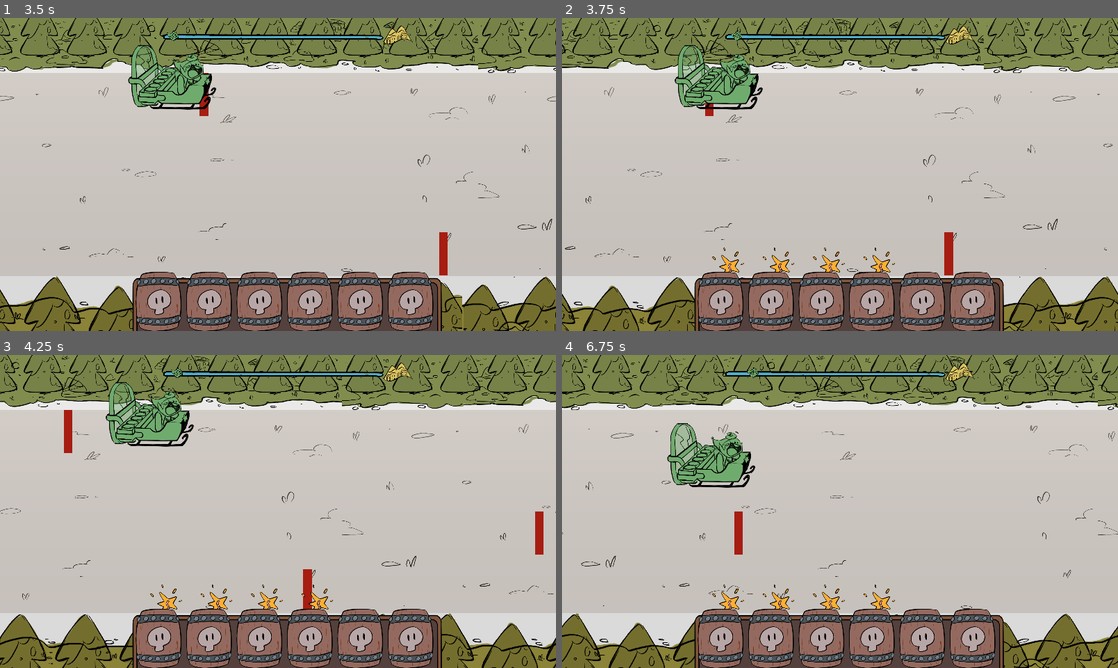
Above: before the commit, frames 1-4 (two rows, left to right).
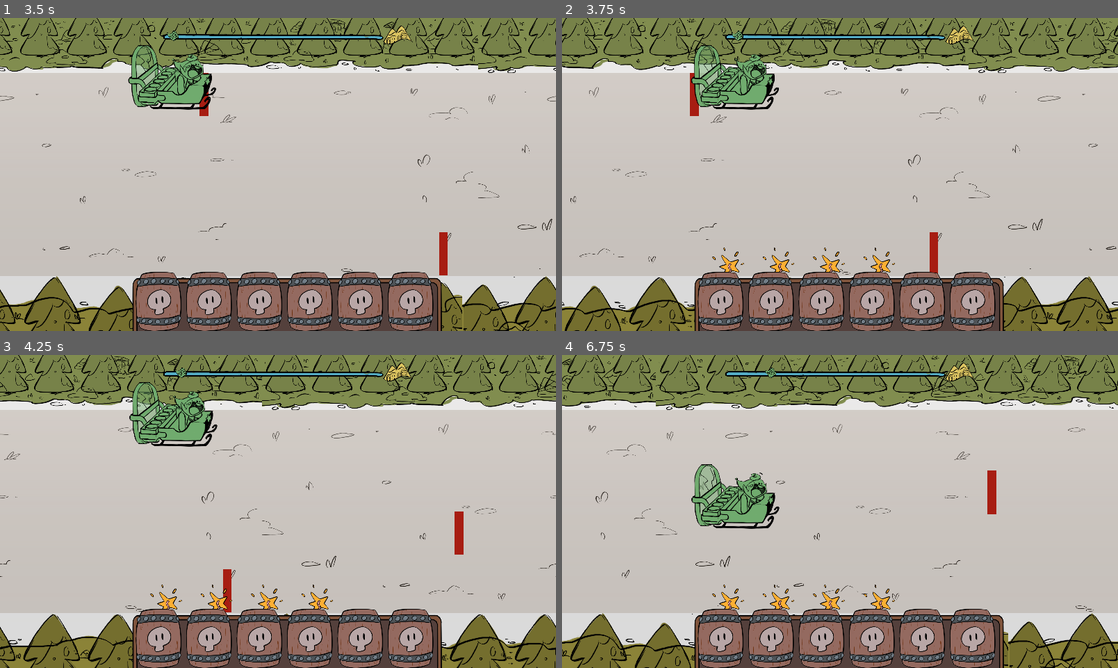
Above: after the commit, the same moments.

Repository: hsandt/ld53
Game: Godot game, scene res://scenes/main_menu_scene.tscn
Two runs of this game, one before a commit and one after it. Both use one fixed random seed, a clock stepped at 60 frames per second and the inputs below.
Inputs (mouse positions are in pixels of both pictures, inside the frame that each line leads up to):
- Up to frame 1 (3.5 s): tap Enter (ui_accept) at 0.5, 0.77, 1.52, 3.02 s; move the mouse to (400, 158) at 0.52 s; hold Right (ui_right) 0.53-1.28 s; hold M (app_next_resolution) 0.53-1.28 s; click (400, 158) at 0.67 s; move the mouse to (166, 190) at 1.27 s; hold S (down) 1.28-2.03 s; tap N (app_prev_resolution) at 1.35, 2.85 s; move the mouse to (333, 105) at 2.02 s; hold Right (ui_right) 2.03-2.78 s; hold M (app_next_resolution) 2.03-2.78 s; move the mouse to (250, 237) at 2.77 s; hold Up (ui_up) from 2.78 s (still down); click (250, 237) at 2.92 s
- Up to frame 2 (3.75 s): move the mouse to (1006, 221) at 3.52 s; release Up (ui_up) at 3.53 s; hold Left (ui_left) from 3.53 s (still down); hold M (app_next_resolution) from 3.53 s (still down)
- Up to frame 3 (4.25 s): keep holding Left (ui_left); keep holding M (app_next_resolution); tap Enter (ui_accept) at 3.77 s
- Up to frame 4 (6.75 s): move the mouse to (673, 464) at 4.27 s; release M (app_next_resolution) at 4.28 s; tap N (app_prev_resolution) at 4.35, 5.85 s; tap Enter (ui_accept) at 4.52, 6.02 s; move the mouse to (867, 511) at 5.02 s; release Left (ui_left) at 5.03 s; hold S (down) 5.03-5.78 s; hold M (app_next_resolution) 5.03-5.78 s; click (867, 511) at 5.17 s; move the mouse to (756, 433) at 5.77 s; hold Right (ui_right) 5.78-6.53 s; move the mouse to (962, 495) at 6.52 s; hold Up (ui_up) from 6.53 s (still down); hold M (app_next_resolution) from 6.53 s (still down)

Frame 1 is identical in both runs. In frame 2, 11% of the frame differs, in the area x 0-100%, y 0-100%; in frame 3, 12%; in frame 4, 13%.

Commit message:
[Data] Change cargo powders to have only once steer_speed modifier, and extract obstacle data to resources

Diff:
--- a/data/modifiers/modifier_debuff_town_cargo.tres
+++ b/data/modifiers/modifier_debuff_town_cargo.tres
@@ -7,7 +7,6 @@
 icon_path = ""
 description = "double score"
 attribute = "score"
-effect = "multiply"
 operation = 0
 value = 2.0
 probability = 0.5
@@ -18,7 +17,6 @@
 icon_path = ""
 description = "Score -30"
 attribute = "score"
-effect = "addition"
 operation = 0
 value = -30.0
 probability = 1.0
@@ -29,7 +27,6 @@
 icon_path = ""
 description = "Score -10"
 attribute = "score"
-effect = "addition"
 operation = 1
 value = -10.0
 probability = 0.1
--- /dev/null
+++ b/data/obstacles/obstacle_data_big.tres
@@ -0,0 +1,7 @@
+[gd_resource type="Resource" script_class="ObstacleData" load_steps=2 format=3 uid="uid://btijldh6l8ge8"]
+
+[ext_resource type="Script" path="res://scripts/ingame/obstacle_data.gd" id="1_7vsjy"]
+
+[resource]
+script = ExtResource("1_7vsjy")
+damage = 10
--- /dev/null
+++ b/data/obstacles/obstacle_data_medium.tres
@@ -0,0 +1,7 @@
+[gd_resource type="Resource" script_class="ObstacleData" load_steps=2 format=3 uid="uid://t8uk8cjeixwk"]
+
+[ext_resource type="Script" path="res://scripts/ingame/obstacle_data.gd" id="1_eg6ih"]
+
+[resource]
+script = ExtResource("1_eg6ih")
+damage = 10
--- /dev/null
+++ b/data/obstacles/obstacle_data_small.tres
@@ -0,0 +1,7 @@
+[gd_resource type="Resource" script_class="ObstacleData" load_steps=2 format=3 uid="uid://d4du8e14jl58i"]
+
+[ext_resource type="Script" path="res://scripts/ingame/obstacle_data.gd" id="1_0rjs8"]
+
+[resource]
+script = ExtResource("1_0rjs8")
+damage = 10
--- a/data/powder/powder_data1.tres
+++ b/data/powder/powder_data1.tres
@@ -1,9 +1,9 @@
 [gd_resource type="Resource" script_class="PowderData" load_steps=3 format=3 uid="uid://c7p5gth3tpo8l"]
 
 [ext_resource type="Script" path="res://scripts/buffs/powder_data.gd" id="1_u324e"]
-[ext_resource type="Resource" uid="uid://b6hbcmfyc8bkx" path="res://data/modifiers/modifier_debuff_speed_slower.tres" id="2_xifc7"]
+[ext_resource type="Resource" uid="uid://b08wq3why3q7e" path="res://data/modifiers/modifier_debuff_steering_slower.tres" id="2_oxhus"]
 
 [resource]
 script = ExtResource("1_u324e")
-spark_debuff_modifier = ExtResource("2_xifc7")
+spark_debuff_modifier = ExtResource("2_oxhus")
 max_stamina = 5.0
--- a/data/powder/powder_data3.tres
+++ b/data/powder/powder_data3.tres
@@ -1,9 +1,9 @@
-[gd_resource type="Resource" script_class="PowderData" load_steps=3 format=3]
+[gd_resource type="Resource" script_class="PowderData" load_steps=3 format=3 uid="uid://7vk2lgiot8af"]
 
 [ext_resource type="Script" path="res://scripts/buffs/powder_data.gd" id="1_l15oh"]
-[ext_resource type="Resource" uid="uid://b08wq3why3q7e" path="res://data/modifiers/modifier_debuff_steering_slower.tres" id="2_raykt"]
+[ext_resource type="Resource" uid="uid://2f5agh7wsf8u" path="res://data/modifiers/modifier_debuff_town_cargo.tres" id="2_ax2ur"]
 
 [resource]
 script = ExtResource("1_l15oh")
-spark_debuff_modifier = ExtResource("2_raykt")
+spark_debuff_modifier = ExtResource("2_ax2ur")
 max_stamina = 8.0
--- a/data/powder/powder_data4.tres
+++ b/data/powder/powder_data4.tres
@@ -1,9 +1,9 @@
-[gd_resource type="Resource" script_class="PowderData" load_steps=3 format=3]
+[gd_resource type="Resource" script_class="PowderData" load_steps=3 format=3 uid="uid://bpe7dhjxtq3s7"]
 
 [ext_resource type="Script" path="res://scripts/buffs/powder_data.gd" id="1_xe8jk"]
-[ext_resource type="Resource" uid="uid://b08wq3why3q7e" path="res://data/modifiers/modifier_debuff_steering_slower.tres" id="2_c6hgf"]
+[ext_resource type="Resource" uid="uid://2f5agh7wsf8u" path="res://data/modifiers/modifier_debuff_town_cargo.tres" id="2_dy1fm"]
 
 [resource]
 script = ExtResource("1_xe8jk")
-spark_debuff_modifier = ExtResource("2_c6hgf")
+spark_debuff_modifier = ExtResource("2_dy1fm")
 max_stamina = 8.0
--- a/data/powder/powder_data5.tres
+++ b/data/powder/powder_data5.tres
@@ -1,9 +1,9 @@
-[gd_resource type="Resource" script_class="PowderData" load_steps=3 format=3]
+[gd_resource type="Resource" script_class="PowderData" load_steps=3 format=3 uid="uid://hp287jqswffu"]
 
 [ext_resource type="Script" path="res://scripts/buffs/powder_data.gd" id="1_gfqud"]
-[ext_resource type="Resource" uid="uid://b08wq3why3q7e" path="res://data/modifiers/modifier_debuff_steering_slower.tres" id="2_kd65v"]
+[ext_resource type="Resource" uid="uid://2f5agh7wsf8u" path="res://data/modifiers/modifier_debuff_town_cargo.tres" id="2_qpx5x"]
 
 [resource]
 script = ExtResource("1_gfqud")
-spark_debuff_modifier = ExtResource("2_kd65v")
+spark_debuff_modifier = ExtResource("2_qpx5x")
 max_stamina = 12.0
--- a/prefabs/ingame/obstacle_big.tscn
+++ b/prefabs/ingame/obstacle_big.tscn
@@ -1,12 +1,14 @@
-[gd_scene load_steps=3 format=3 uid="uid://clbkj8klm4my3"]
+[gd_scene load_steps=4 format=3 uid="uid://clbkj8klm4my3"]
 
 [ext_resource type="PackedScene" uid="uid://dpsojog231lgq" path="res://prefabs/ingame/obstacle.tscn" id="1_mx18n"]
+[ext_resource type="Resource" uid="uid://btijldh6l8ge8" path="res://data/obstacles/obstacle_data_big.tres" id="2_qpg8n"]
 
 [sub_resource type="RectangleShape2D" id="RectangleShape2D_wsgx6"]
 resource_local_to_scene = true
 size = Vector2(80, 400)
 
 [node name="obstacle_big" instance=ExtResource("1_mx18n")]
+data = ExtResource("2_qpg8n")
 
 [node name="CollisionShape2D" parent="." index="0"]
 shape = SubResource("RectangleShape2D_wsgx6")
--- a/prefabs/ingame/obstacle_medium.tscn
+++ b/prefabs/ingame/obstacle_medium.tscn
@@ -1,12 +1,14 @@
-[gd_scene load_steps=3 format=3 uid="uid://ybj4svsavf4f"]
+[gd_scene load_steps=4 format=3 uid="uid://ybj4svsavf4f"]
 
 [ext_resource type="PackedScene" uid="uid://dpsojog231lgq" path="res://prefabs/ingame/obstacle.tscn" id="1_nr6rm"]
+[ext_resource type="Resource" uid="uid://t8uk8cjeixwk" path="res://data/obstacles/obstacle_data_medium.tres" id="2_0ilok"]
 
 [sub_resource type="RectangleShape2D" id="RectangleShape2D_wsgx6"]
 resource_local_to_scene = true
 size = Vector2(50, 200)
 
 [node name="obstacle_medium" instance=ExtResource("1_nr6rm")]
+data = ExtResource("2_0ilok")
 
 [node name="CollisionShape2D" parent="." index="0"]
 shape = SubResource("RectangleShape2D_wsgx6")
--- a/prefabs/ingame/obstacle_small.tscn
+++ b/prefabs/ingame/obstacle_small.tscn
@@ -1,12 +1,14 @@
-[gd_scene load_steps=3 format=3 uid="uid://b4r6q2xh20e8w"]
+[gd_scene load_steps=4 format=3 uid="uid://b4r6q2xh20e8w"]
 
 [ext_resource type="PackedScene" uid="uid://dpsojog231lgq" path="res://prefabs/ingame/obstacle.tscn" id="1_yat7f"]
+[ext_resource type="Resource" uid="uid://d4du8e14jl58i" path="res://data/obstacles/obstacle_data_small.tres" id="2_fgigx"]
 
 [sub_resource type="RectangleShape2D" id="RectangleShape2D_pxr24"]
 resource_local_to_scene = true
 size = Vector2(30, 150)
 
 [node name="obstacle_small" instance=ExtResource("1_yat7f")]
+data = ExtResource("2_fgigx")
 
 [node name="CollisionShape2D" parent="." index="0"]
 shape = SubResource("RectangleShape2D_pxr24")
--- a/scripts/ingame/obstacle.gd
+++ b/scripts/ingame/obstacle.gd
@@ -1,7 +1,14 @@
 extends Area2D
 
-@export var damage = 10
+
+@export var data: ObstacleData
+
+
+func _ready():
+	assert(data != null,
+		"[Obstacle] data is not set on %s" % get_path())
+
 
 func _on_body_entered(body):
 	if body.has_method("hurt"):
-		body.hurt(damage)
+		body.hurt(data.damage)
--- /dev/null
+++ b/scripts/ingame/obstacle_data.gd
@@ -0,0 +1,6 @@
+class_name ObstacleData
+extends Resource
+
+
+## Damage dealt when hitting this obstacle
+@export var damage = 10
Not shown: 1 places in prefabs/ingame/player_character_body_2d.tscn that only renumber resources
